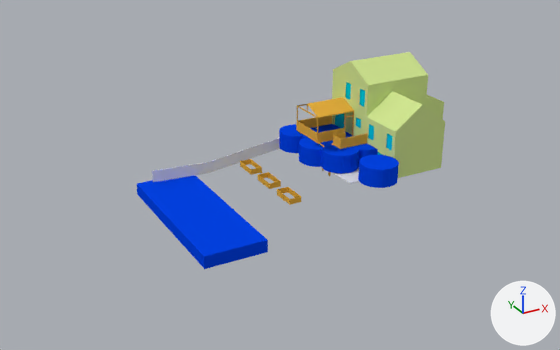
Two versions of the Blender file house/yard2scale.blend, one commit apart.
Before and after are seen from a camera (50 mm lens) standing at (-1361.0, -2450.0, 1285.0) and looking at (-73.0, -107.0, 113.0). Every picture has the same lights, and +X, +Y and +Z are marked at lower right.

Names of what the first picture shows: 'Deck.004', 'House', 'Windows', 'fence', 'post spacing flat.round', 'post spacing flat.round.001', 'post spacing flat.round.003', 'post spacing flat.round.004', 'post spacing flat.round.006', 'post spacing flat.round.007', 'post spacing flat.round.009', 'post spacing flat.round.010', 'post spacing flat.round.011', 'rain'.
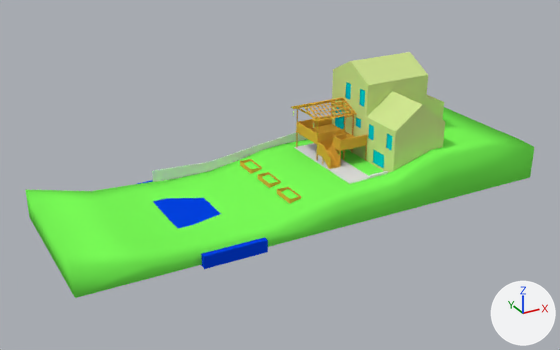
Commit message: initial print for microwave cover stand update porch roof

Changed parts and their boxes [x1, y1, x2, y2] in the pictures (560 x 350 px; the box of a moved part takes in the faces that stretch with it):
'Ground.001', shown
    after: [26, 107, 534, 298]
'Deck.004', reshaped
    before: [296, 97, 367, 176]
    after: [296, 109, 367, 169]
'post spacing flat.round.006', deleted
    before: [358, 155, 399, 188]
'post spacing flat.round.010', deleted
    before: [322, 143, 359, 173]
'Roof.001', added (orange)
    after: [291, 97, 357, 135]
'post spacing flat.round', hidden
    before: [279, 124, 302, 153]
'post spacing flat.round.003', deleted
    before: [299, 138, 321, 167]
'post spacing flat.round.007', deleted
    before: [352, 143, 378, 167]
'post spacing flat.round.001', hidden
    before: [318, 124, 340, 130]
'post spacing flat.round.009', deleted
    before: [315, 144, 348, 167]
'post spacing flat.round.004', deleted
    before: [309, 139, 330, 147]
'post spacing flat.round.011', deleted
    before: [311, 127, 339, 133]
part 1 of me_cube_042, moved or reshaped (not visible afterwards)
    before: [279, 131, 302, 153]
part 2 of me_cube_036, moved or reshaped
    before: [296, 97, 367, 149]
    after: [296, 109, 367, 149]
'rain', unchanged, covered by the edit
    before: [137, 176, 268, 269]
    after: [137, 180, 268, 269]
'Patio', unchanged, uncovered by the edit
    before: [334, 167, 359, 184]
    after: [294, 143, 388, 184]

The edits, one by one:
me_cube_042 is used by ob_post_spacing_flat_round; parent ob_limits; location (132.4, 122.0, 144.8); rotation (0.0, 3.142, 3.142), in degrees (0, 180, 180); scale (46.1, 19.7, 36.0).
me_cube_042 had 64 vertices, 34 faces, 8 loose edges and spanned x -1.56..1.56, y -3.66..3.66, z -1.0..1.0.
me_cube_042 now has 172 vertices, 156 faces, 4 loose edges and spans x -1.56..1.56, y -3.66..3.66, z -9.61..0.01.
me_cube_042 part 1: 32 vertices moved from x -1.56..1.56, y -3.66..3.66, z 1.0 to x -1.56..1.56, y -3.66..3.66, z 0.01.
me_cube_036 is used by ob_deck_004; location (311.0, -116.0, 204.0); rotation (0.0, 0.0, -1.571), in degrees (0, 0, -90); scale (-618.0, 618.0, 618.0).
me_cube_036 had 514 vertices, 487 faces, 2 loose edges and spanned x -0.032..0.387, y -0.307..-0.02, z -0.264..0.184.
me_cube_036 now has 582 vertices, 476 faces, 4 loose edges and spans x -0.036..0.387, y -0.307..-0.02, z -0.264..0.125.
me_cube_036 part 2: 14 vertices moved from x -0.027..0.387, y -0.292..-0.02, z -0.037..0.128 to x -0.027..0.387, y -0.292..-0.02, z -0.031..0.021; 108 vertices removed from x -0.032..0.387, y -0.292..-0.02, z -0.05..0.184; 180 vertices added at x -0.036..0.387, y -0.292..-0.02, z -0.037..0.125.
Mesh me_cube_029 is new.
It has 651 vertices, 531 faces, 1 loose edge and spans x 0.095..0.417, y -0.321..-0.02, z -0.264..0.184.
It uses material mat_material_003 (orange #e7ae3f).
Object 'post spacing flat.round.011' (ob_post_spacing_flat_round_011) is deleted.
Object 'post spacing flat.round.010' (ob_post_spacing_flat_round_010) is deleted.
Object 'post spacing flat.round.009' (ob_post_spacing_flat_round_009) is deleted.
Object 'post spacing flat.round.007' (ob_post_spacing_flat_round_007) is deleted.
Object 'post spacing flat.round.006' (ob_post_spacing_flat_round_006) is deleted.
Object 'post spacing flat.round.004' (ob_post_spacing_flat_round_004) is deleted.
Object 'post spacing flat.round.003' (ob_post_spacing_flat_round_003) is deleted.
Object 'post spacing flat.round.001' (ob_post_spacing_flat_round_001) moves from (297.4, 122.0, 144.8) to (257.2, -36.89, 180.7).
Object 'post spacing flat.round.001' (ob_post_spacing_flat_round_001) is rescaled from (46.1, 19.7, 36.0) to (46.1, 19.7, 3.95).
Object 'post spacing flat.round.001' (ob_post_spacing_flat_round_001) is now hidden.
Object 'post spacing flat.round' (ob_post_spacing_flat_round) moves from (132.4, 122.0, 144.8) to (228.8, -133.7, 180.7).
Object 'post spacing flat.round' (ob_post_spacing_flat_round) is rescaled from (46.1, 19.7, 36.0) to (46.1, 19.7, 3.95).
Object 'post spacing flat.round' (ob_post_spacing_flat_round) is now hidden.
Object 'Ground.001' (ob_ground_001) is now shown.
Object 'Roof.001' (ob_roof_001) is new; it shows me_cube_029.
Its parent is ob_deck_004.
Its matrix parent inverse is Matrix(((0.0, 0.00162, 0.0, 0.187), (0.00162, 0.0, 0.0, -0.504), (0.0, 0.0, 0.00162, -0.329), (0.0, 0.0, 0.0, 1.0))).
Its location is (311.4, -115.8, 203.7).
Its rotation in degrees is (0, 0, -90).
Its scale is (-618.0, 618.0, 618.0).
